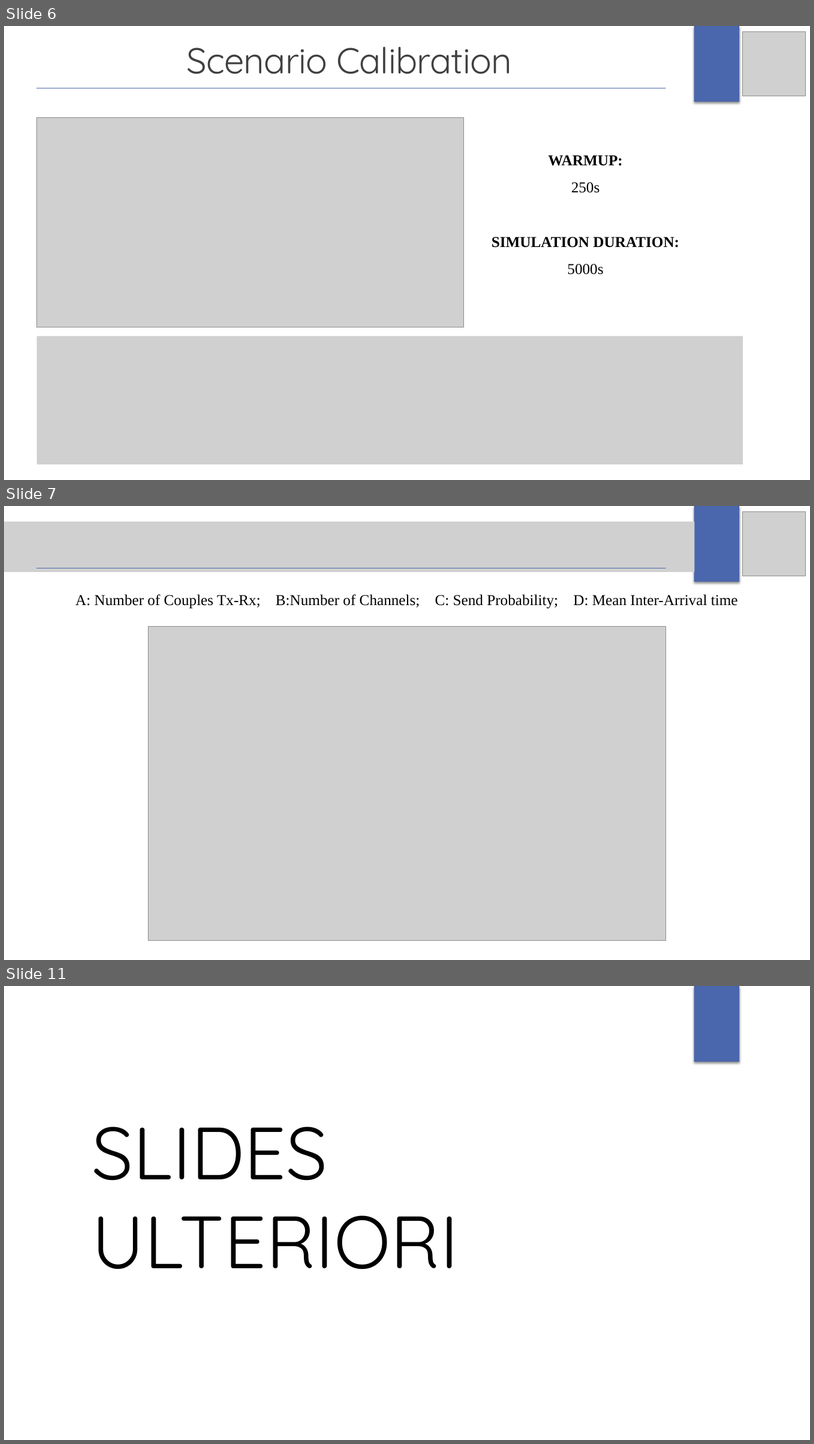
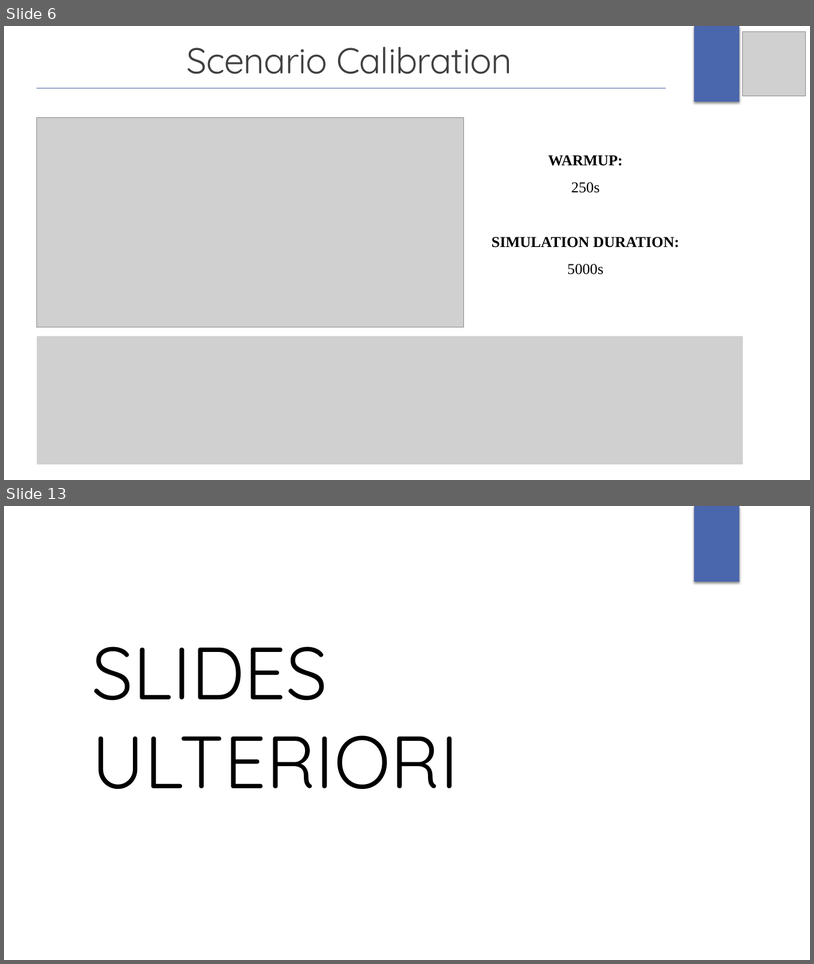
Before and after one commit to gerti98/PerformanceEvaluationGroupProject, a slide deck: Project Presentation/ProjectPresentation.pptx. Shown one above the other, each under a label of ours: slides 6, 7 and 11 before the commit, slides 6 and 13 after it; the slides between them are not shown. The pictures are 814x1444 and 814x964 pixels, drawn with LibreOffice and Linux fonts; fonts in the diff are those of the drawing; grey boxes stand for pictures. Boxes give left, top, right and bottom in pixels: in the first picture for what was removed or moved away, otherwise in the second. Text is boxed around its words. In the diff, an @@ line names an element or a change of style, - is before the commit and + after.

```diff
--- a/Project Presentation/ProjectPresentation.pptx
+++ b/Project Presentation/ProjectPresentation.pptx
@@ slide 7 removed at (4, 506, 810, 960), background #FFFFFF; not listed: 1 template element that a slide beside it also shows @@
@@ picture removed at (4, 522, 695, 573) @@
@@ picture removed at (743, 511, 806, 576) @@
@@ line removed from (36, 568) to (666, 568) @@
@@ text removed at (75, 594, 738, 609) @@
-A: Number of Couples Tx-Rx; B:Number of Channels; C: Send Probability; D: Mean Inter-Arrival time
@@ picture removed at (149, 627, 666, 940) @@
@@ what was slide 11 is now slide 13 @@
```
Also in this commit, not shown: 5 slides changed, 10 slides added, 1 other slide removed, 15 other files.
